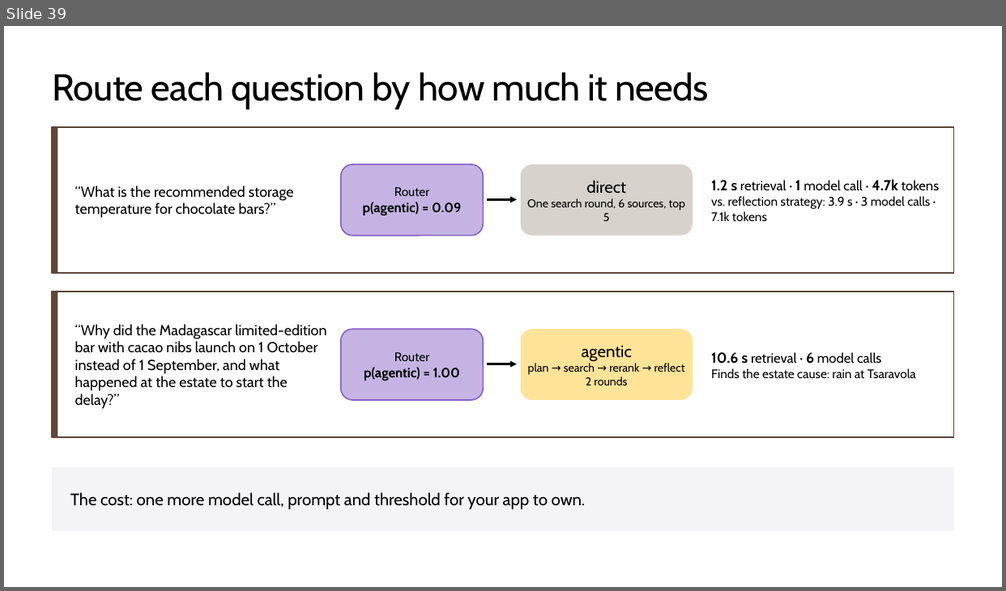
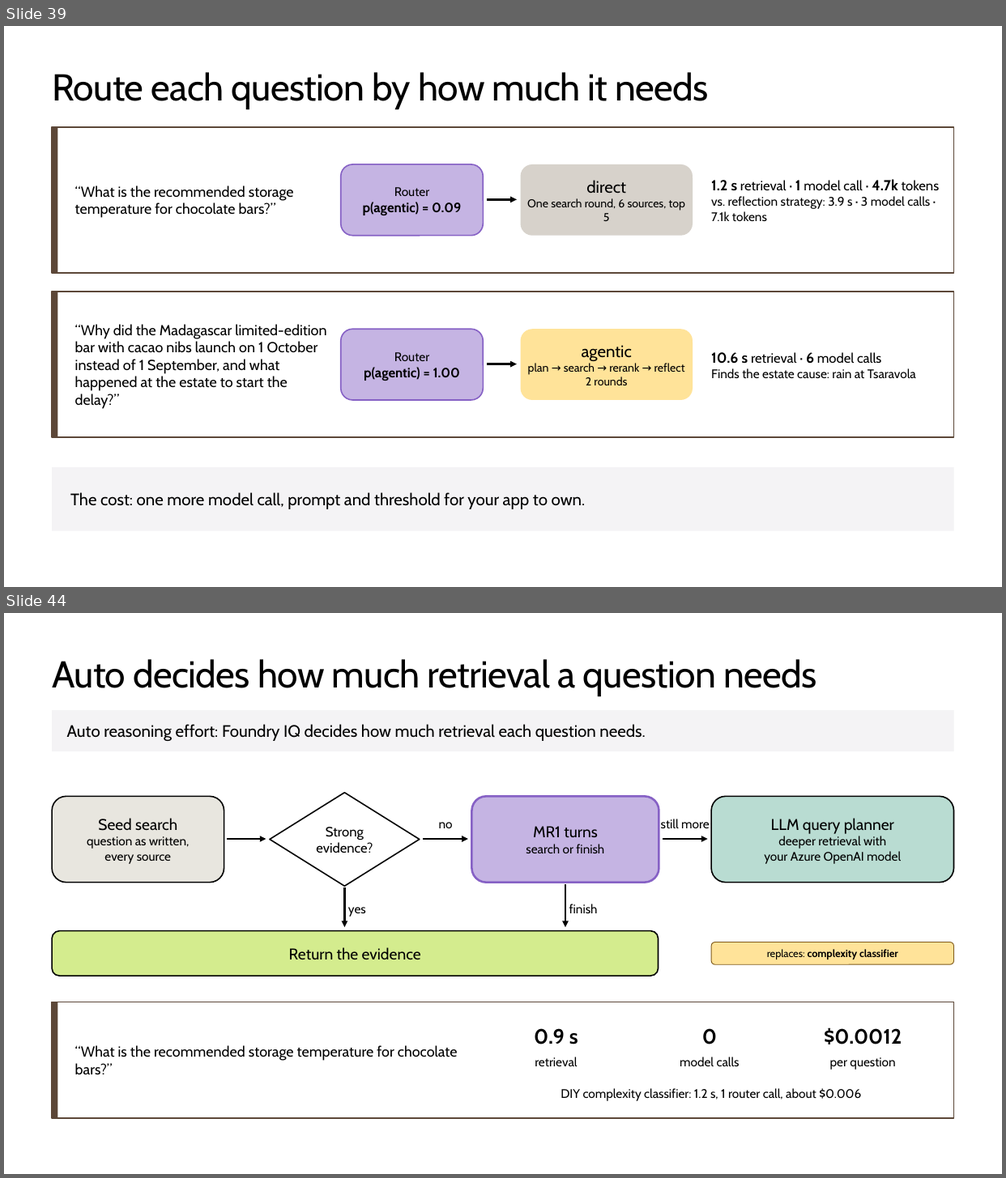
Before and after one commit to microsoft/ignite26-BRK300-building-agentic-retrieval-from-diy-to-foundry-iq, a slide deck: IgniteBRK300-WorkingDeck.pptx. Shown one above the other, each under a label of ours: slide 39 before the commit, slides 39 and 44 after it; the slides between them are not shown. The pictures are 1006x591 and 1006x1178 pixels, drawn with LibreOffice and Linux fonts; fonts in the diff are those of the drawing; background and template pictures are left out. Boxes give left, top, right and bottom in pixels: in the first picture for what was removed or moved away, otherwise in the second. Text is boxed around its words. In the diff, an @@ line names an element or a change of style, - is before the commit and + after.

Commit message:
Foundry IQ slides; one six-source knowledge base; remove MCP pages

```diff
--- a/IgniteBRK300-WorkingDeck.pptx
+++ b/IgniteBRK300-WorkingDeck.pptx
@@ slide 44 added at bbox=[4, 613, 1002, 1174], background #FFFFFF @@
@@ title added at bbox=[52, 659, 817, 696], 36 pt, text #000000 @@
+Auto decides how much retrieval a question needs
@@ rectangle added at bbox=[52, 710, 954, 752], fill #F4F3F5, 16 pt, text #000000 @@
+Auto reasoning effort: Foundry IQ decides how much retrieval each question needs.
@@ rounded rectangle added at bbox=[52, 796, 224, 883], fill #E8E6DF, outline #000000 1.25 pt, 12 pt, text #000000 @@
+Seed search
+question as written,
+every source
@@ diamond added at bbox=[270, 793, 420, 886], fill #FFFFFF, outline #000000 1.25 pt, 13 pt, text #000000 @@
+Strong
+evidence?
@@ rounded rectangle added at bbox=[472, 796, 659, 883], fill #C5B4E3, outline #8661C5 2 pt, 12 pt, text #000000 @@
+MR1 turns
+search or finish
@@ rounded rectangle added at bbox=[711, 796, 954, 883], fill #B9DCD2, outline #000000 1.25 pt, 12 pt, text #000000 @@
+LLM query planner
+deeper retrieval with
+your Azure OpenAI model
@@ text added at bbox=[439, 822, 453, 828], 12 pt, text #000000 @@
+no
@@ text added at bbox=[661, 819, 710, 828], 12 pt, text #000000 @@
+still more
@@ arrow added from (227, 839) to (266, 839), #000000 1.75 pt @@
@@ arrow added from (424, 839) to (468, 839), #000000 1.75 pt @@
@@ arrow added from (663, 839) to (708, 839), #000000 1.75 pt @@
@@ arrow added from (345, 888) to (345, 927), #000000 1.75 pt @@
@@ arrow added from (565, 884) to (565, 927), #000000 1.25 pt @@
@@ text added at bbox=[569, 904, 598, 914], 12 pt, text #000000 @@
+finish
@@ text added at bbox=[348, 907, 366, 917], 12 pt, text #000000 @@
+yes
@@ rounded rectangle added at bbox=[52, 931, 658, 976], fill #D4EC8E, outline #000000 1.25 pt, 15 pt, text #000000 @@
+Return the evidence
@@ rounded rectangle added at bbox=[711, 943, 954, 965], fill #FFE399, outline #7F5A1A 0.75 pt, 10 pt, text #000000, bold @@
+replaces: complexity classifier
@@ rectangle added at bbox=[52, 1003, 954, 1118], fill #FFFFFF, outline #5C4738 1.5 pt @@
@@ rectangle added at bbox=[52, 1003, 58, 1118], fill #5C4738 @@
@@ text added at bbox=[75, 1046, 458, 1075], 14 pt, text #000000 @@
+“What is the recommended storage temperature for chocolate bars?”
@@ text added at bbox=[534, 1029, 578, 1045], 20 pt, text #000000, bold @@
+0.9 s
@@ text added at bbox=[702, 1029, 717, 1045], 20 pt, text #000000, bold @@
+0
@@ text added at bbox=[824, 1028, 901, 1045], 20 pt, text #000000, bold @@
+$0.0012
@@ text added at bbox=[535, 1057, 577, 1067], 12 pt, text #000000 @@
+retrieval
@@ text added at bbox=[680, 1057, 739, 1067], 12 pt, text #000000 @@
+model calls
@@ text added at bbox=[830, 1058, 895, 1070], 12 pt, text #000000 @@
+per question
@@ text added at bbox=[560, 1088, 861, 1101], 12 pt, text #000000 @@
+DIY complexity classifier: 1.2 s, 1 router call, about $0.006
```
Also in this commit, not shown: 7 other slides added, 21 other files.
